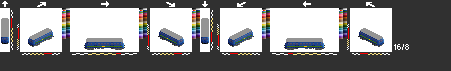
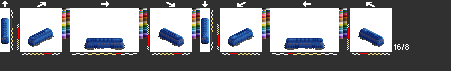
Revision of a layered 451x71 image; what changed, layer by layer:
hid "dsb1" over left=1, top=18, right=383, bottom=47
